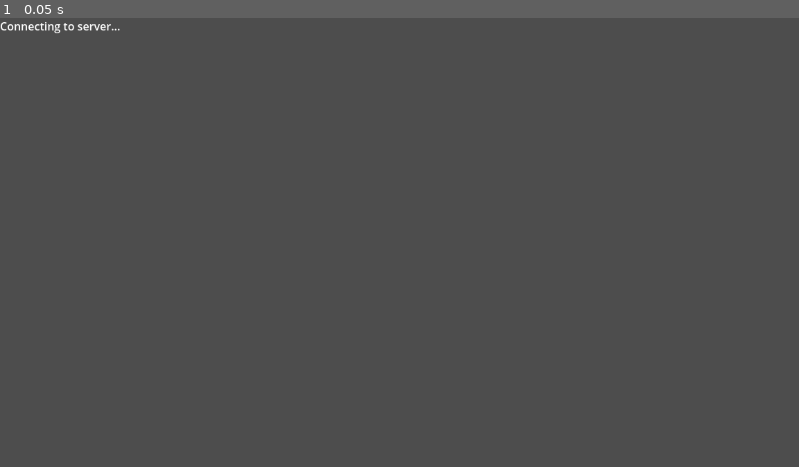
Above: before the commit, frame 1.
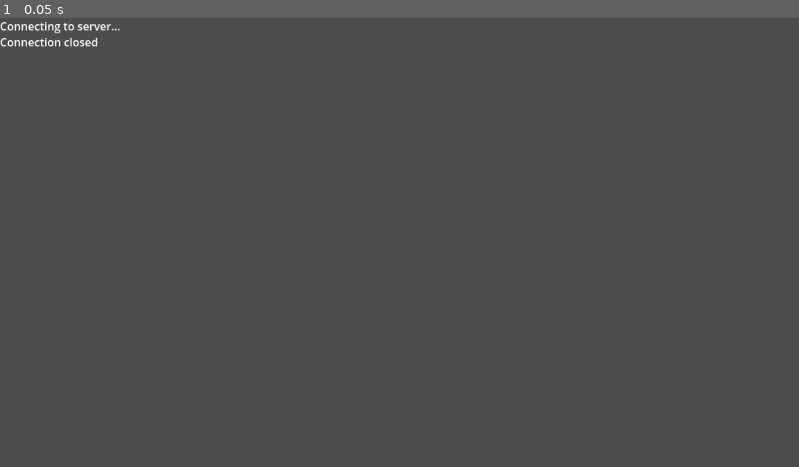
Above: after the commit, the same moment.

Repository: harsh16coder/RingRiot
Game: Godot game, scene res://main.tscn
The game is run twice, just before and just after one commit, with the same random seed, the same clock (stepped at 60 frames per second) and the same inputs.
Inputs:
- Up to frame 1 (0.05 s): no input

The runs differ from the first frame. In frame 1, 0.1% of the frame differs, in the area x 0-13%, y 4-7%.

Commit message:
Removed client from other clients screen when logged off from ingame state

Diff:
--- a/client/packets.gd
+++ b/client/packets.gd
@@ -1631,6 +1631,51 @@
 			return PB_ERR.PARSE_INCOMPLETE
 		return result
 
+class DisconnectMessage:
+	func _init():
+		var service
+
+		__reason = PBField.new("reason", PB_DATA_TYPE.STRING, PB_RULE.OPTIONAL, 1, true, DEFAULT_VALUES_3[PB_DATA_TYPE.STRING])
+		service = PBServiceField.new()
+		service.field = __reason
+		data[__reason.tag] = service
+
+	var data = {}
+
+	var __reason: PBField
+	func has_reason() -> bool:
+		if __reason.value != null:
+			return true
+		return false
+	func get_reason() -> String:
+		return __reason.value
+	func clear_reason() -> void:
+		data[1].state = PB_SERVICE_STATE.UNFILLED
+		__reason.value = DEFAULT_VALUES_3[PB_DATA_TYPE.STRING]
+	func set_reason(value : String) -> void:
+		__reason.value = value
+
+	func _to_string() -> String:
+		return PBPacker.message_to_string(data)
+
+	func to_bytes() -> PackedByteArray:
+		return PBPacker.pack_message(data)
+
+	func from_bytes(bytes : PackedByteArray, offset : int = 0, limit : int = -1) -> int:
+		var cur_limit = bytes.size()
+		if limit != -1:
+			cur_limit = limit
+		var result = PBPacker.unpack_message(data, bytes, offset, cur_limit)
+		if result == cur_limit:
+			if PBPacker.check_required(data):
+				if limit == -1:
+					return PB_ERR.NO_ERRORS
+			else:
+				return PB_ERR.REQUIRED_FIELDS
+		elif limit == -1 && result > 0:
+			return PB_ERR.PARSE_INCOMPLETE
+		return result
+
 class Packet:
 	func _init():
 		var service
@@ -1741,6 +1786,12 @@
 		service.field = __search_hiscore
 		service.func_ref = Callable(self, "new_search_hiscore")
 		data[__search_hiscore.tag] = service
+
+		__disconnect = PBField.new("disconnect", PB_DATA_TYPE.MESSAGE, PB_RULE.OPTIONAL, 19, true, DEFAULT_VALUES_3[PB_DATA_TYPE.MESSAGE])
+		service = PBServiceField.new()
+		service.field = __disconnect
+		service.func_ref = Callable(self, "new_disconnect")
+		data[__disconnect.tag] = service
 
 	var data = {}
 
@@ -1801,6 +1852,8 @@
 		data[17].state = PB_SERVICE_STATE.UNFILLED
 		__search_hiscore.value = DEFAULT_VALUES_3[PB_DATA_TYPE.MESSAGE]
 		data[18].state = PB_SERVICE_STATE.UNFILLED
+		__disconnect.value = DEFAULT_VALUES_3[PB_DATA_TYPE.MESSAGE]
+		data[19].state = PB_SERVICE_STATE.UNFILLED
 		__chat.value = ChatMessage.new()
 		return __chat.value
 
@@ -1848,6 +1901,8 @@
 		data[17].state = PB_SERVICE_STATE.UNFILLED
 		__search_hiscore.value = DEFAULT_VALUES_3[PB_DATA_TYPE.MESSAGE]
 		data[18].state = PB_SERVICE_STATE.UNFILLED
+		__disconnect.value = DEFAULT_VALUES_3[PB_DATA_TYPE.MESSAGE]
+		data[19].state = PB_SERVICE_STATE.UNFILLED
 		__id.value = IdMessage.new()
 		return __id.value
 
@@ -1895,6 +1950,8 @@
 		data[17].state = PB_SERVICE_STATE.UNFILLED
 		__search_hiscore.value = DEFAULT_VALUES_3[PB_DATA_TYPE.MESSAGE]
 		data[18].state = PB_SERVICE_STATE.UNFILLED
+		__disconnect.value = DEFAULT_VALUES_3[PB_DATA_TYPE.MESSAGE]
+		data[19].state = PB_SERVICE_STATE.UNFILLED
 		__login_request.value = LoginRequestMessage.new()
 		return __login_request.value
 
@@ -1942,6 +1999,8 @@
 		data[17].state = PB_SERVICE_STATE.UNFILLED
 		__search_hiscore.value = DEFAULT_VALUES_3[PB_DATA_TYPE.MESSAGE]
 		data[18].state = PB_SERVICE_STATE.UNFILLED
+		__disconnect.value = DEFAULT_VALUES_3[PB_DATA_TYPE.MESSAGE]
+		data[19].state = PB_SERVICE_STATE.UNFILLED
 		__register_request.value = RegisterRequestMessage.new()
 		return __register_request.value
 
@@ -1989,6 +2048,8 @@
 		data[17].state = PB_SERVICE_STATE.UNFILLED
 		__search_hiscore.value = DEFAULT_VALUES_3[PB_DATA_TYPE.MESSAGE]
 		data[18].state = PB_SERVICE_STATE.UNFILLED
+		__disconnect.value = DEFAULT_VALUES_3[PB_DATA_TYPE.MESSAGE]
+		data[19].state = PB_SERVICE_STATE.UNFILLED
 		__ok_response.value = OkResponseMessage.new()
 		return __ok_response.value
 
@@ -2036,6 +2097,8 @@
 		data[17].state = PB_SERVICE_STATE.UNFILLED
 		__search_hiscore.value = DEFAULT_VALUES_3[PB_DATA_TYPE.MESSAGE]
 		data[18].state = PB_SERVICE_STATE.UNFILLED
+		__disconnect.value = DEFAULT_VALUES_3[PB_DATA_TYPE.MESSAGE]
+		data[19].state = PB_SERVICE_STATE.UNFILLED
 		__deny_response.value = DenyResponseMessage.new()
 		return __deny_response.value
 
@@ -2083,6 +2146,8 @@
 		data[17].state = PB_SERVICE_STATE.UNFILLED
 		__search_hiscore.value = DEFAULT_VALUES_3[PB_DATA_TYPE.MESSAGE]
 		data[18].state = PB_SERVICE_STATE.UNFILLED
+		__disconnect.value = DEFAULT_VALUES_3[PB_DATA_TYPE.MESSAGE]
+		data[19].state = PB_SERVICE_STATE.UNFILLED
 		__player.value = PlayerMessage.new()
 		return __player.value
 
@@ -2130,6 +2195,8 @@
 		data[17].state = PB_SERVICE_STATE.UNFILLED
 		__search_hiscore.value = DEFAULT_VALUES_3[PB_DATA_TYPE.MESSAGE]
 		data[18].state = PB_SERVICE_STATE.UNFILLED
+		__disconnect.value = DEFAULT_VALUES_3[PB_DATA_TYPE.MESSAGE]
+		data[19].state = PB_SERVICE_STATE.UNFILLED
 		__player_direction.value = PlayerDirectionMessage.new()
 		return __player_direction.value
 
@@ -2177,6 +2244,8 @@
 		data[17].state = PB_SERVICE_STATE.UNFILLED
 		__search_hiscore.value = DEFAULT_VALUES_3[PB_DATA_TYPE.MESSAGE]
 		data[18].state = PB_SERVICE_STATE.UNFILLED
+		__disconnect.value = DEFAULT_VALUES_3[PB_DATA_TYPE.MESSAGE]
+		data[19].state = PB_SERVICE_STATE.UNFILLED
 		__spore.value = SporeMessage.new()
 		return __spore.value
 
@@ -2224,6 +2293,8 @@
 		data[17].state = PB_SERVICE_STATE.UNFILLED
 		__search_hiscore.value = DEFAULT_VALUES_3[PB_DATA_TYPE.MESSAGE]
 		data[18].state = PB_SERVICE_STATE.UNFILLED
+		__disconnect.value = DEFAULT_VALUES_3[PB_DATA_TYPE.MESSAGE]
+		data[19].state = PB_SERVICE_STATE.UNFILLED
 		__spore_consumed.value = SporeConsumedMessage.new()
 		return __spore_consumed.value
 
@@ -2271,6 +2342,8 @@
 		data[17].state = PB_SERVICE_STATE.UNFILLED
 		__search_hiscore.value = DEFAULT_VALUES_3[PB_DATA_TYPE.MESSAGE]
 		data[18].state = PB_SERVICE_STATE.UNFILLED
+		__disconnect.value = DEFAULT_VALUES_3[PB_DATA_TYPE.MESSAGE]
+		data[19].state = PB_SERVICE_STATE.UNFILLED
 		__spores_batch.value = SporesBatchMessage.new()
 		return __spores_batch.value
 
@@ -2318,6 +2391,8 @@
 		data[17].state = PB_SERVICE_STATE.UNFILLED
 		__search_hiscore.value = DEFAULT_VALUES_3[PB_DATA_TYPE.MESSAGE]
 		data[18].state = PB_SERVICE_STATE.UNFILLED
+		__disconnect.value = DEFAULT_VALUES_3[PB_DATA_TYPE.MESSAGE]
+		data[19].state = PB_SERVICE_STATE.UNFILLED
 		__player_consumed.value = PlayerConsumedMessage.new()
 		return __player_consumed.value
 
@@ -2365,6 +2440,8 @@
 		data[17].state = PB_SERVICE_STATE.UNFILLED
 		__search_hiscore.value = DEFAULT_VALUES_3[PB_DATA_TYPE.MESSAGE]
 		data[18].state = PB_SERVICE_STATE.UNFILLED
+		__disconnect.value = DEFAULT_VALUES_3[PB_DATA_TYPE.MESSAGE]
+		data[19].state = PB_SERVICE_STATE.UNFILLED
 		__hiscore_board_request.value = HiscoreBoardRequestMessage.new()
 		return __hiscore_board_request.value
 
@@ -2412,6 +2489,8 @@
 		data[17].state = PB_SERVICE_STATE.UNFILLED
 		__search_hiscore.value = DEFAULT_VALUES_3[PB_DATA_TYPE.MESSAGE]
 		data[18].state = PB_SERVICE_STATE.UNFILLED
+		__disconnect.value = DEFAULT_VALUES_3[PB_DATA_TYPE.MESSAGE]
+		data[19].state = PB_SERVICE_STATE.UNFILLED
 		__hiscore.value = HiscoreMessage.new()
 		return __hiscore.value
 
@@ -2459,6 +2538,8 @@
 		data[17].state = PB_SERVICE_STATE.UNFILLED
 		__search_hiscore.value = DEFAULT_VALUES_3[PB_DATA_TYPE.MESSAGE]
 		data[18].state = PB_SERVICE_STATE.UNFILLED
+		__disconnect.value = DEFAULT_VALUES_3[PB_DATA_TYPE.MESSAGE]
+		data[19].state = PB_SERVICE_STATE.UNFILLED
 		__hiscore_board.value = HiscoreBoardMessage.new()
 		return __hiscore_board.value
 
@@ -2506,6 +2587,8 @@
 		data[17].state = PB_SERVICE_STATE.FILLED
 		__search_hiscore.value = DEFAULT_VALUES_3[PB_DATA_TYPE.MESSAGE]
 		data[18].state = PB_SERVICE_STATE.UNFILLED
+		__disconnect.value = DEFAULT_VALUES_3[PB_DATA_TYPE.MESSAGE]
+		data[19].state = PB_SERVICE_STATE.UNFILLED
 		__finished_browsing_hiscores.value = FinishedBrowsingHiscoresMessage.new()
 		return __finished_browsing_hiscores.value
 
@@ -2553,8 +2636,59 @@
 		__finished_browsing_hiscores.value = DEFAULT_VALUES_3[PB_DATA_TYPE.MESSAGE]
 		data[17].state = PB_SERVICE_STATE.UNFILLED
 		data[18].state = PB_SERVICE_STATE.FILLED
+		__disconnect.value = DEFAULT_VALUES_3[PB_DATA_TYPE.MESSAGE]
+		data[19].state = PB_SERVICE_STATE.UNFILLED
 		__search_hiscore.value = SearchHiscoreMessage.new()
 		return __search_hiscore.value
+
+	var __disconnect: PBField
+	func has_disconnect() -> bool:
+		if __disconnect.value != null:
+			return true
+		return false
+	func get_disconnect() -> DisconnectMessage:
+		return __disconnect.value
+	func clear_disconnect() -> void:
+		data[19].state = PB_SERVICE_STATE.UNFILLED
+		__disconnect.value = DEFAULT_VALUES_3[PB_DATA_TYPE.MESSAGE]
+	func new_disconnect() -> DisconnectMessage:
+		__chat.value = DEFAULT_VALUES_3[PB_DATA_TYPE.MESSAGE]
+		data[2].state = PB_SERVICE_STATE.UNFILLED
+		__id.value = DEFAULT_VALUES_3[PB_DATA_TYPE.MESSAGE]
+		data[3].state = PB_SERVICE_STATE.UNFILLED
+		__login_request.value = DEFAULT_VALUES_3[PB_DATA_TYPE.MESSAGE]
+		data[4].state = PB_SERVICE_STATE.UNFILLED
+		__register_request.value = DEFAULT_VALUES_3[PB_DATA_TYPE.MESSAGE]
+		data[5].state = PB_SERVICE_STATE.UNFILLED
+		__ok_response.value = DEFAULT_VALUES_3[PB_DATA_TYPE.MESSAGE]
+		data[6].state = PB_SERVICE_STATE.UNFILLED
+		__deny_response.value = DEFAULT_VALUES_3[PB_DATA_TYPE.MESSAGE]
+		data[7].state = PB_SERVICE_STATE.UNFILLED
+		__player.value = DEFAULT_VALUES_3[PB_DATA_TYPE.MESSAGE]
+		data[8].state = PB_SERVICE_STATE.UNFILLED
+		__player_direction.value = DEFAULT_VALUES_3[PB_DATA_TYPE.MESSAGE]
+		data[9].state = PB_SERVICE_STATE.UNFILLED
+		__spore.value = DEFAULT_VALUES_3[PB_DATA_TYPE.MESSAGE]
+		data[10].state = PB_SERVICE_STATE.UNFILLED
+		__spore_consumed.value = DEFAULT_VALUES_3[PB_DATA_TYPE.MESSAGE]
+		data[11].state = PB_SERVICE_STATE.UNFILLED
+		__spores_batch.value = DEFAULT_VALUES_3[PB_DATA_TYPE.MESSAGE]
+		data[12].state = PB_SERVICE_STATE.UNFILLED
+		__player_consumed.value = DEFAULT_VALUES_3[PB_DATA_TYPE.MESSAGE]
+		data[13].state = PB_SERVICE_STATE.UNFILLED
+		__hiscore_board_request.value = DEFAULT_VALUES_3[PB_DATA_TYPE.MESSAGE]
+		data[14].state = PB_SERVICE_STATE.UNFILLED
+		__hiscore.value = DEFAULT_VALUES_3[PB_DATA_TYPE.MESSAGE]
+		data[15].state = PB_SERVICE_STATE.UNFILLED
+		__hiscore_board.value = DEFAULT_VALUES_3[PB_DATA_TYPE.MESSAGE]
+		data[16].state = PB_SERVICE_STATE.UNFILLED
+		__finished_browsing_hiscores.value = DEFAULT_VALUES_3[PB_DATA_TYPE.MESSAGE]
+		data[17].state = PB_SERVICE_STATE.UNFILLED
+		__search_hiscore.value = DEFAULT_VALUES_3[PB_DATA_TYPE.MESSAGE]
+		data[18].state = PB_SERVICE_STATE.UNFILLED
+		data[19].state = PB_SERVICE_STATE.FILLED
+		__disconnect.value = DisconnectMessage.new()
+		return __disconnect.value
 
 	func _to_string() -> String:
 		return PBPacker.message_to_string(data)
--- a/client/states/ingame/ingame.gd
+++ b/client/states/ingame/ingame.gd
@@ -115,6 +115,8 @@
 		_handle_spores_batch_msg(sender_id, packet.get_spores_batch())
 	elif packet.has_spore_consumed():
 		_handle_spore_consumed_msg(sender_id, packet.get_spore_consumed())
+	elif packet.has_disconnect():
+		_handle_disconnect_msg(sender_id, packet.get_disconnect())
 
 func  _handle_spore_consumed_msg(sender_id: int, spore_consumed_msg: packets.SporeConsumedMessage) -> void:
 	if sender_id in _players:
@@ -174,3 +176,10 @@
 		var spore := Spore.instantiate(spore_id, x, y, radius, underneath_player)
 		_world.add_child(spore)
 		_spores[spore_id] = spore
+
+func _handle_disconnect_msg(sender_id: int, disconnect_msg: packets.DisconnectMessage) -> void:
+	if sender_id in _players:
+		var player := _players[sender_id]
+		var reason := disconnect_msg.get_reason()
+		_log.info("%s disconnected because %s" % [player.actor_name, reason])
+		_remove_actor(player)
Not shown, changed: server/internal/server/clients/websocket.go
Not shown, changed: server/internal/server/states/ingame.go
Not shown, changed: server/pkg/packets/packets.pb.go
Not shown, changed: server/pkg/packets/util.go
Not shown, changed: shared/packets.proto
